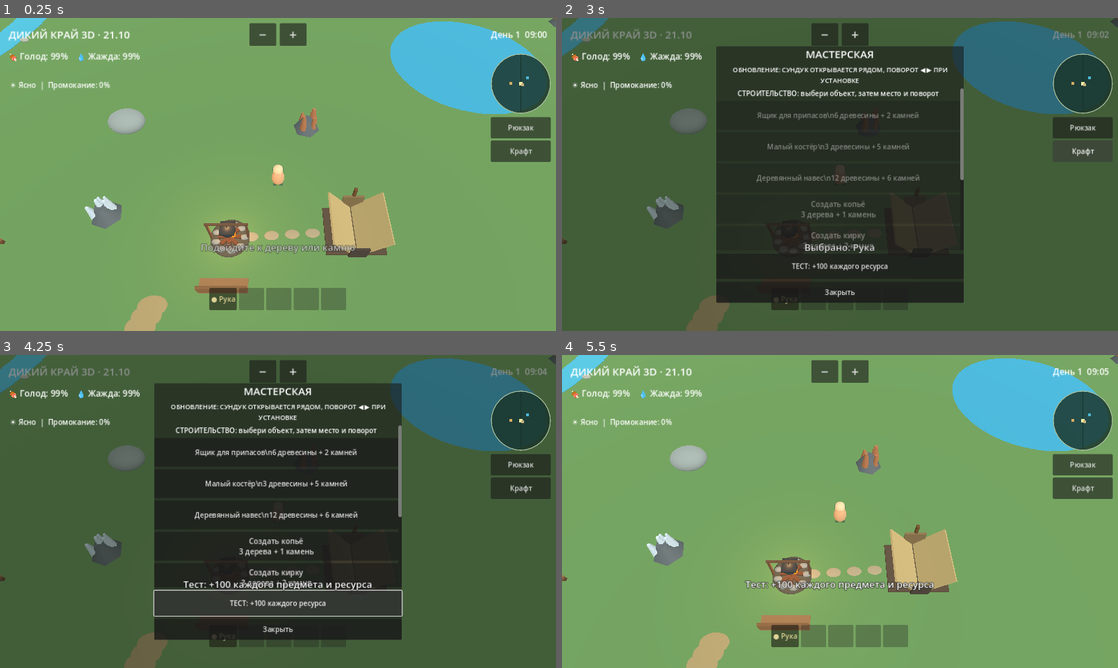
Above: before the commit, frames 1-4 (two rows, left to right).
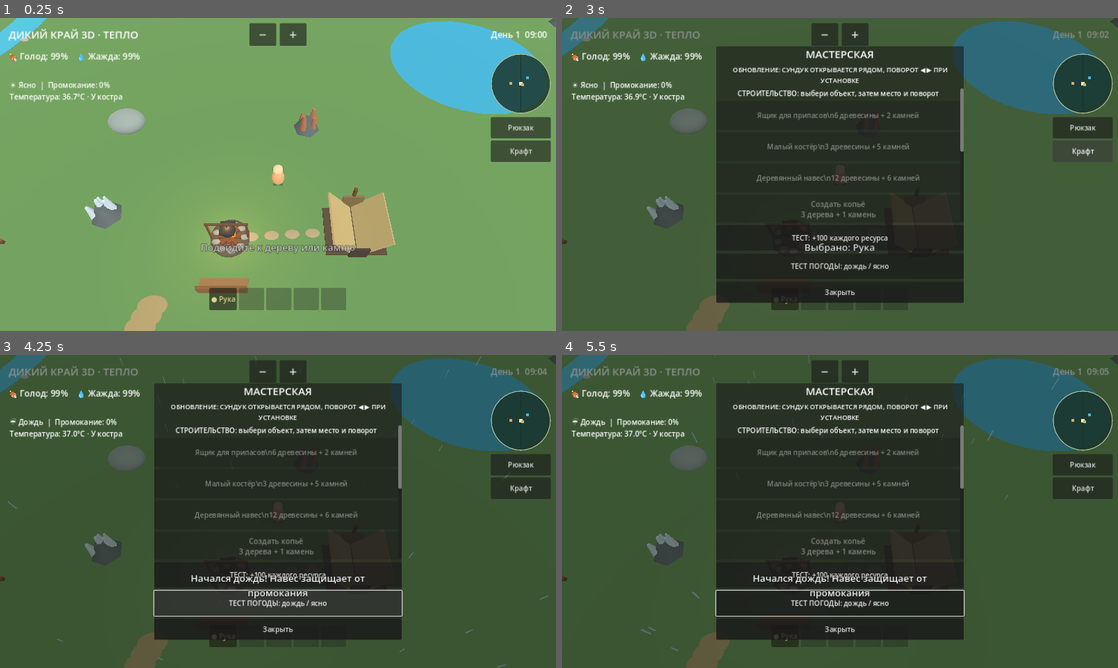
Above: after the commit, the same moments.

Repository: hjz2tz7cgv-ctrl/DikiyKrayGodot
Game: Godot game, scene res://scenes/main.tscn
Same seed, same stepped clock (60 frames per second), same inputs: the game is played once before the commit and once after it.
Inputs (mouse positions are in pixels of both pictures, inside the frame that each line leads up to):
- Up to frame 1 (0.25 s): no input
- Up to frame 2 (3 s): click "● Рука" at 0.5 s; click "Рюкзак" at 1.25 s; click "Закрыть" at 2 s; click "Крафт" at 2.75 s
- Up to frame 3 (4.25 s): click (278, 602) at 3.5 s, where only the run after the commit has a clickable "ТЕСТ ПОГОДЫ: дождь / ясно"
- Up to frame 4 (5.5 s): click (840, 452) at 4.25 s, where only the run before the commit has a clickable "Ящик для припасов\n6 древесин…"; click (873, 414) at 5 s, where only the run before the commit has a clickable "ОТМЕНА"

The runs differ from the first frame. In frame 1, 0.3% of the frame differs, in the area x 1-25%, y 4-27%; in frame 2, 0.9%; in frame 3, 3.0%; in frame 4, 98%, in the area x 0-100%, y 0-100%.

Commit message:
Add files via upload

Diff:
--- a/scripts/main.gd
+++ b/scripts/main.gd
@@ -172,6 +172,11 @@
 var rain_drops: Array[MeshInstance3D] = []
 var rain_positions: Array[Vector3] = []
 var wetness := 0.0
+# Новые механики: температура, согревание у костра и короткий отдых.
+var body_temperature := 36.7
+var temperature_label: Label
+var shelter_short_rest_button: Button
+var warmth_hint_cooldown := 0.0
 
 
 func _ready() -> void:
@@ -453,6 +458,11 @@
         sky_environment.ambient_light_energy = lerpf(0.27, 0.83, twilight)
 
 func _create_weather() -> void:
+    temperature_label = Label.new()
+    temperature_label.position = Vector2(22, 169)
+    temperature_label.add_theme_font_size_override("font_size", 17)
+    temperature_label.mouse_filter = Control.MOUSE_FILTER_IGNORE
+    hud.add_child(temperature_label)
     weather_label = Label.new()
     weather_label.text = "☀ Ясно"
     weather_label.position = Vector2(22, 142)
@@ -503,6 +513,55 @@
         rain_positions[i] = relative
         rain_drops[i].global_position = origin + relative
 
+func _near_warm_fire() -> bool:
+    var here := Vector2(player.global_position.x, player.global_position.z)
+    if here.distance_to(FIRE_POS) <= 5.0:
+        return true
+    return _near_built_structure("firepit", 5.0)
+
+func _update_body_temperature(delta: float) -> void:
+    if player == null:
+        return
+    var warm_fire := _near_warm_fire()
+    var sheltered := _near_shelter(2.7)
+    var target := 36.7
+    if raining and not sheltered:
+        target -= 0.7 + wetness * 0.017
+    elif wetness > 20.0:
+        target -= wetness * 0.009
+    if day_clock < 6.0 or day_clock >= 20.0:
+        target -= 0.4
+    if warm_fire:
+        target = maxf(target, 37.0)
+        wetness = maxf(0.0, wetness - delta * 0.9)
+    body_temperature = move_toward(body_temperature, target, delta * (0.08 if warm_fire else 0.018))
+    if temperature_label != null:
+        var state := "У костра" if warm_fire else "Холодно" if body_temperature < 35.7 else "Норма"
+        temperature_label.text = "Температура: %.1f°C · %s" % [body_temperature, state]
+        temperature_label.modulate = Color("ffb59b") if body_temperature < 35.7 else Color.WHITE
+    # Пока без потери здоровья: холод влияет на расход энергии и воды.
+    if body_temperature < 35.5:
+        hunger = maxf(0.0, hunger - delta * 0.035)
+
+func _rest_under_shelter() -> void:
+    if not _near_shelter():
+        status_message = "Для отдыха подойди ближе к навесу"
+        _update_ui()
+        return
+    sleep_panel.visible = false
+    # Короткий отдых: час игрового времени, немного меньше голод и жажда.
+    day_clock += 1.0
+    if day_clock >= 24.0:
+        day_clock -= 24.0
+        day_count += 1
+    hunger = maxf(0.0, hunger - 2.0)
+    thirst = maxf(0.0, thirst - 3.0)
+    wetness = maxf(0.0, wetness - 35.0)
+    body_temperature = maxf(body_temperature, 36.5)
+    status_message = "Отдохнул под навесом: прошёл час, одежда подсохла"
+    _update_lighting()
+    _update_ui()
+
 func _start_sleep() -> void:
     if sleep_in_progress:
         return
@@ -535,6 +594,10 @@
         _update_ui()
 
 func _show_sleep_panel() -> void:
+    if shelter_short_rest_button != null:
+        shelter_short_rest_button.visible = false
+    if shelter_rain_button != null:
+        shelter_rain_button.visible = false
     pending_kind = ""
     pending_index = -1
     sleep_panel.visible = true
@@ -1278,6 +1341,12 @@
     test_resources_button.custom_minimum_size.y = 58
     test_resources_button.pressed.connect(_give_test_resources)
     craft_layout.add_child(test_resources_button)
+    # Временный переключатель погоды для тестирования дождя и навеса.
+    var test_rain_button := Button.new()
+    test_rain_button.text = "ТЕСТ ПОГОДЫ: дождь / ясно"
+    test_rain_button.custom_minimum_size.y = 58
+    test_rain_button.pressed.connect(_toggle_test_rain)
+    craft_layout.add_child(test_rain_button)
     var craft_close := Button.new()
     craft_close.text = "Закрыть"
     craft_close.custom_minimum_size.y = 48
@@ -1308,6 +1377,12 @@
     shelter_rain_button.pressed.connect(_wait_out_rain)
     shelter_rain_button.visible = false
     sleep_col.add_child(shelter_rain_button)
+    shelter_short_rest_button = Button.new()
+    shelter_short_rest_button.text = "Отдохнуть 1 час"
+    shelter_short_rest_button.custom_minimum_size.y = 48.0
+    shelter_short_rest_button.pressed.connect(_rest_under_shelter)
+    shelter_short_rest_button.visible = false
+    sleep_col.add_child(shelter_short_rest_button)
     var sleep_no := Button.new()
     sleep_no.text = "Отмена"
     sleep_no.pressed.connect(func(): sleep_panel.visible = false)
@@ -1433,6 +1508,18 @@
     _update_ui()
 
 
+func _toggle_test_rain() -> void:
+    # Подставляем фазу существующего погодного цикла, не создавая
+    # отдельной погоды. Следующее переключение снова произойдёт естественно.
+    var phase: float = fmod(weather_clock, 420.0)
+    if raining:
+        weather_clock += fposmod(281.0 - phase, 420.0)
+    else:
+        weather_clock += fposmod(121.0 - phase, 420.0)
+    _update_weather(0.0)
+    _update_lighting()
+    _update_ui()
+
 func _item_ru_name(kind: String) -> String:
     var names := {"wood": "Древесина", "stone": "Камень", "berry": "Ягоды", "meat": "Сырое мясо", "hide": "Шкура", "mus …(203 unchanged characters)…
     return str(names.get(kind, kind))
@@ -1453,6 +1540,8 @@
         _update_ui()
         return
     _show_sleep_panel()
+    if shelter_short_rest_button != null:
+        shelter_short_rest_button.visible = true
     if shelter_rain_button != null:
         shelter_rain_button.visible = true
         shelter_rain_button.disabled = not raining
@@ -2065,7 +2154,7 @@
     return count
 
 func _update_ui() -> void:
-    info_label.text = "ДИКИЙ КРАЙ 3D · 21.10"
+    info_label.text = "ДИКИЙ КРАЙ 3D · ТЕПЛО"
     if status_message != last_hint_message:
         last_hint_message = status_message
         _show_center_hint(status_message)
@@ -2633,6 +2722,7 @@
 
 func _physics_process(delta: float) -> void:
     _update_weather(delta)
+    _update_body_temperature(delta)
     if shelter_rain_button != null and shelter_rain_button.visible:
         shelter_rain_button.disabled = not raining
         shelter_rain_button.text = "Переждать дождь" if raining else "Переждать дождь (сейчас ясно)"
